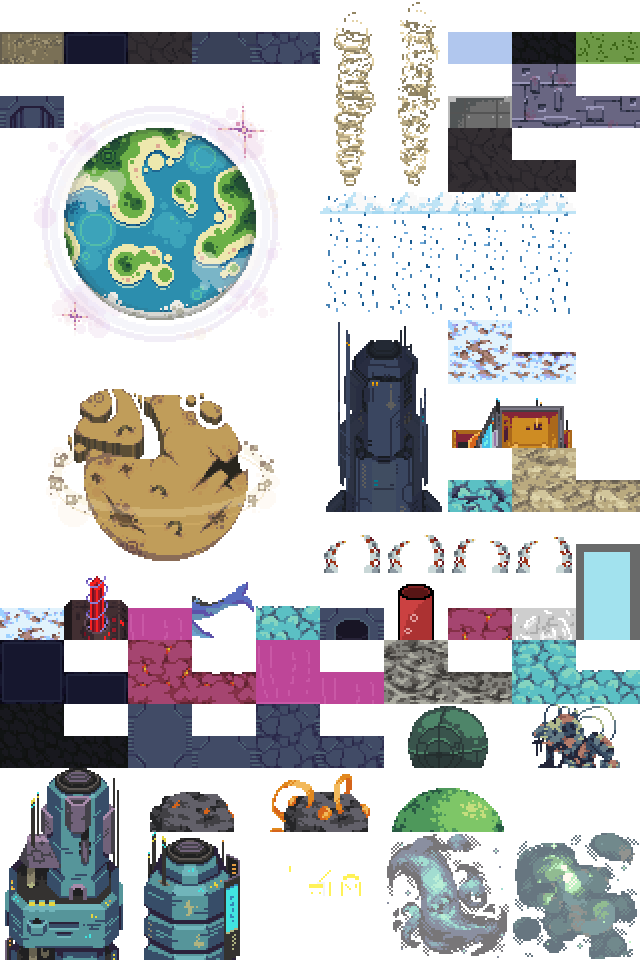
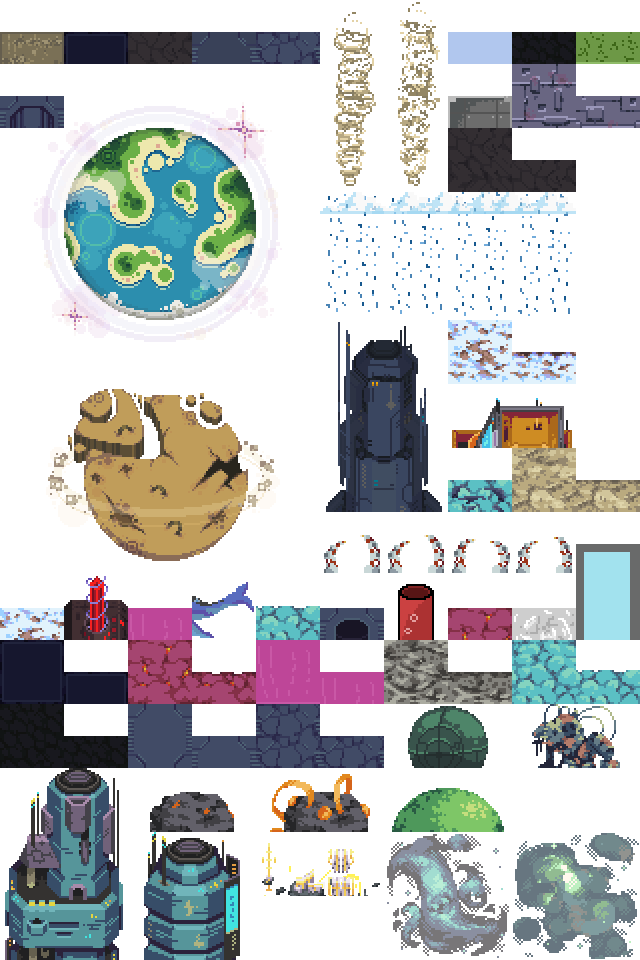
Two versions of the same layered image (640 x 960). Layer-by-layer changes:
added layer "Layer 2" above "asteroid-city-above" over bbox(262, 843, 380, 896)
